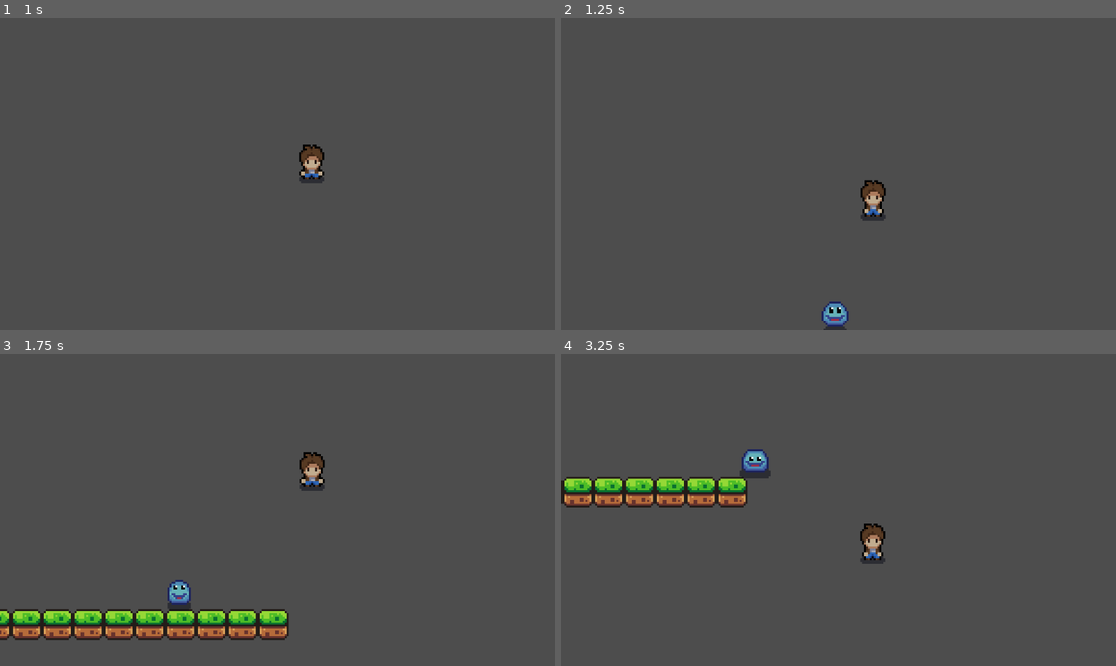
Above: before the commit, frames 1-4 (two rows, left to right).
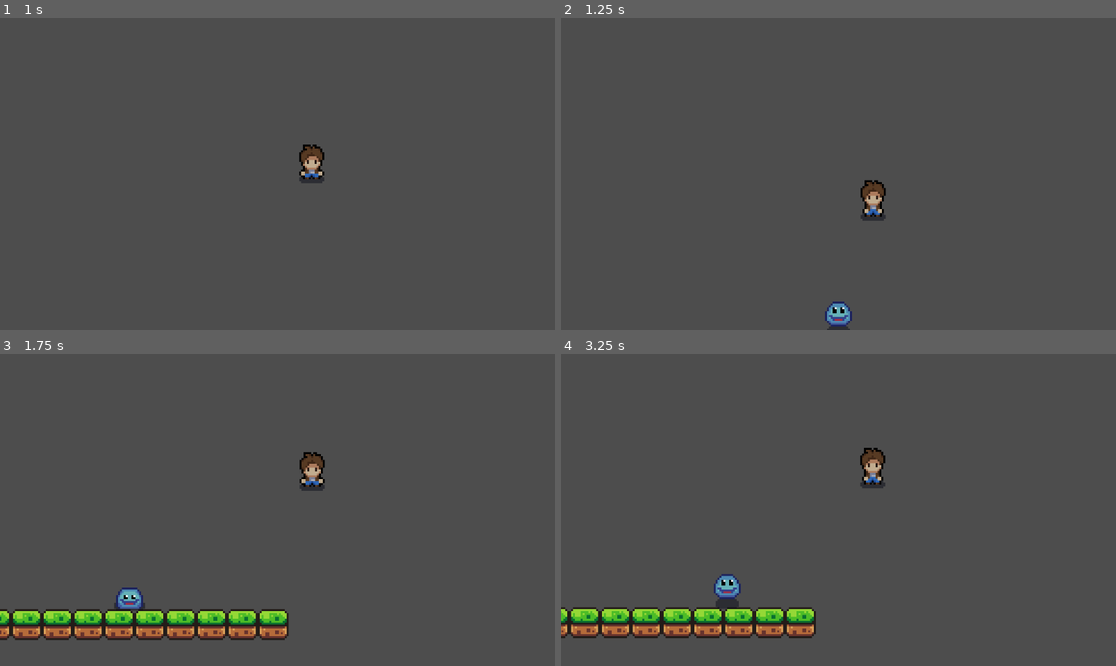
Above: after the commit, the same moments.

Repository: rowdy-game-dev/project_monke
Game: Godot game, scene res://scenes/game.tscn
Two runs of this game, one before a commit and one after it. Both use one fixed random seed, a clock stepped at 60 frames per second and the inputs below.
Inputs:
- Up to frame 1 (1 s): tap Enter (ui_accept) at 0.5, 0.77 s; hold Right (ui_right) from 0.53 s (still down)
- Up to frame 2 (1.25 s): keep holding Right (ui_right)
- Up to frame 3 (1.75 s): keep holding Right (ui_right); tap Enter (ui_accept) at 1.52 s
- Up to frame 4 (3.25 s): release Right (ui_right) at 2.03 s; hold Left (ui_left) 2.03-2.78 s; hold Right (ui_right) from 2.78 s (still down); tap Enter (ui_accept) at 3.02 s

Frame 1 is identical in both runs. In frame 2, 0.3% of the frame differs, in the area x 46-53%, y 90-100%; in frame 3, 0.7%; in frame 4, 9.3%, in the area x 0-59%, y 30-92%.

Commit message:
fixed enemy's chase

Diff:
--- a/player.gd
+++ b/player.gd
@@ -12,6 +12,7 @@
 # Attack state variables
 var enemy_in_attack_range = false
 var enemy_attack_cooldown = true
+var player_attack_in_progress = false
 
 # Physics process handles movement and gravity
 func _physics_process(delta: float) -> void:
--- a/project.godot
+++ b/project.godot
@@ -19,6 +19,14 @@
 
 Global="*res://scripts/Global.gd"
 
+[input]
+
+attack={
+"deadzone": 0.5,
+"events": [Object(InputEventKey,"resource_local_to_scene":false,"resource_name":"","device":-1,"window_id":0,"alt_pressed":false,"shift_pressed":false,"ctrl_pressed":false,"meta_pressed":false,"pressed":false,"keycode":0,"physical_keycode":69,"key_label":0,"unicode":101,"location":0,"echo":false,"script":null)
+]
+}
+
 [physics]
 
 common/physics_jitter_fix=0.0
--- a/scripts/enemy.gd
+++ b/scripts/enemy.gd
@@ -1,6 +1,6 @@
 extends CharacterBody2D
 
-var speed = 2
+var speed = 50
 const GRAVITY = 900.0
 var player_chase = false
 var player = null
@@ -8,8 +8,11 @@
 var player_in_attack_zone = false
 
 func _physics_process(delta):
+
+	deal_with_damage()
+
 	if player_chase:
-		position.x += (player.position.x - position.x) * speed * delta
+		position.x =  move_toward(position.x, player.position.x, speed * delta)
 		move_and_collide(Vector2(0,0))
 
 		$AnimatedSprite2D.play("Walk")
@@ -51,3 +54,4 @@
 	if player_in_attack_zone and Global.player_current_attack == true:
 		health = health - 10
 		print("Slime health = ", health)
+		#Need to make it when the slime dies, it becomes disabled, have a timer, then enabled
